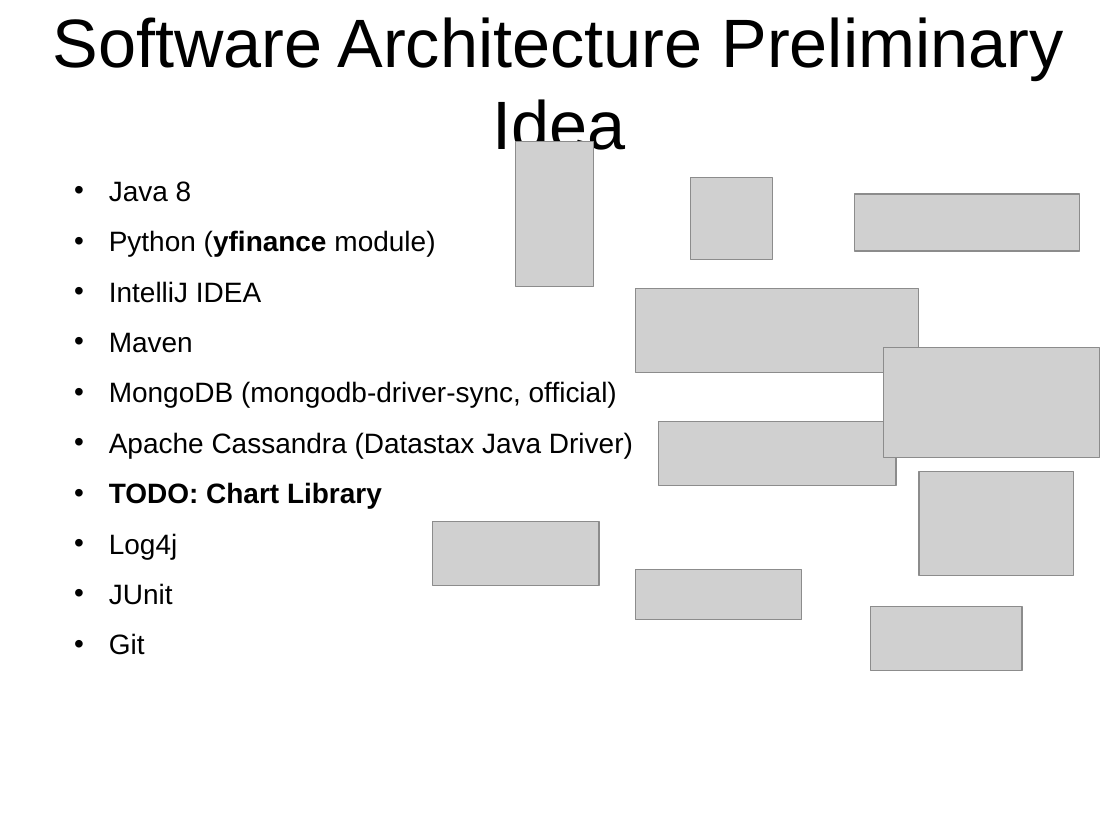
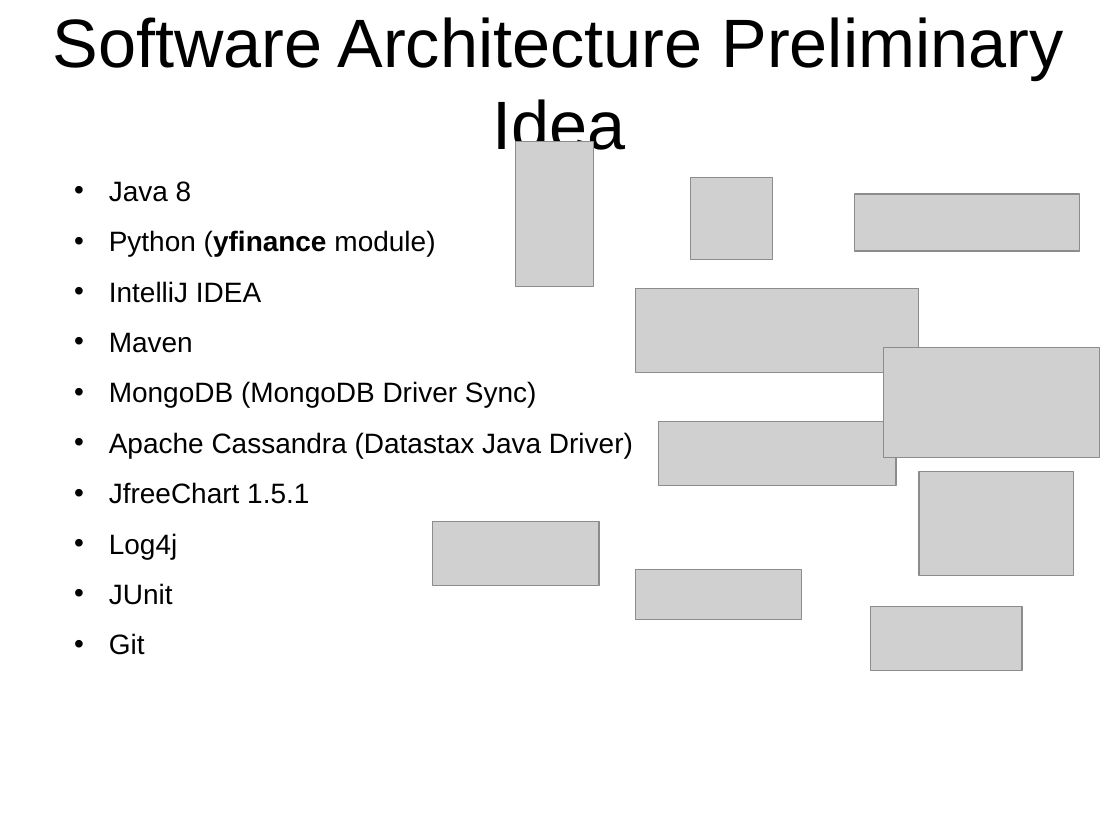
Before and after one commit to rambodrahmani/stocksim, a slide deck: slide 8 of documentation/stocksim_preliminary_presentation.pptx. Drawn at 1120x840 pixels with LibreOffice and Linux fonts; fonts in the diff are those of the drawing; grey boxes stand for pictures; background and template pictures are left out. Boxes give left, top, right and bottom in pixels: in the first picture for what was removed or moved away, otherwise in the second. Text is boxed around its words. In the diff, an @@ line names an element or a change of style, - is before the commit and + after.

```diff
--- a/documentation/stocksim_preliminary_presentation.pptx
+++ b/documentation/stocksim_preliminary_presentation.pptx
@@ text at bbox=[109, 381, 537, 408]: text changed @@
-• MongoDB (mongodb-driver-sync, official)
+• MongoDB (MongoDB Driver Sync)
@@ text at bbox=[109, 482, 309, 504]: text changed; bold off @@
-• TODO: Chart Library
+• JfreeChart 1.5.1
```
Also in this commit, not shown: 6 other slides changed, 5 other files.
